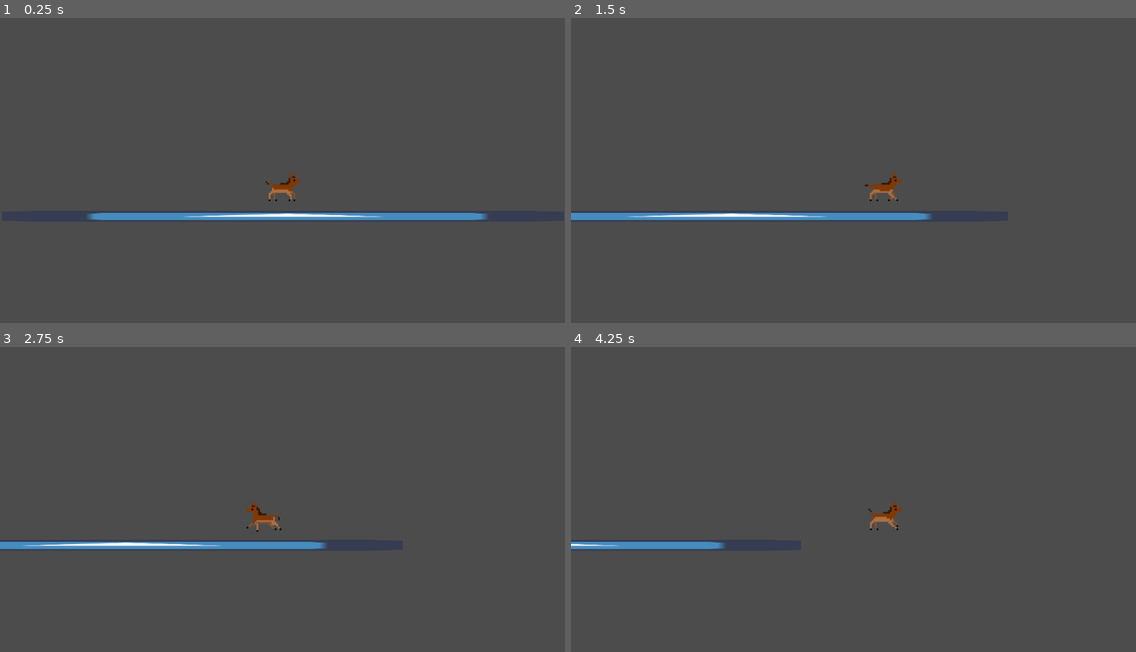
Above: before the commit, frames 1-4 (two rows, left to right).
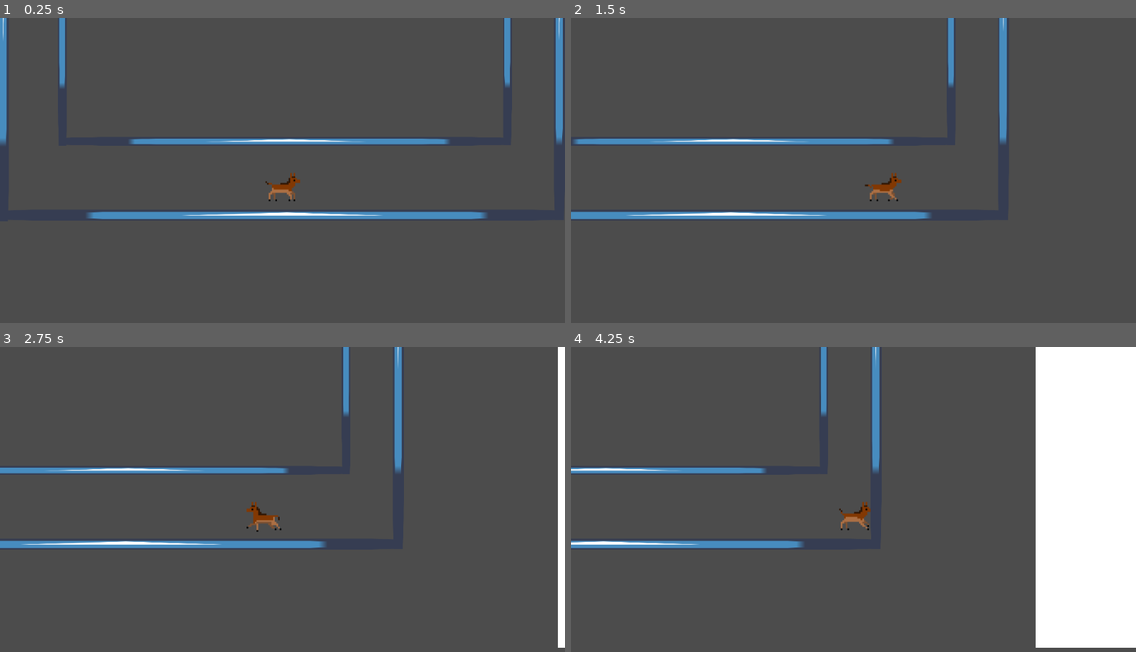
Above: after the commit, the same moments.

Repository: BlockDomRq1/TestGame
Game: Godot game, scene res://Assets/Scenes/Main.tscn
The game is run twice, just before and just after one commit, with the same random seed, the same clock (stepped at 60 frames per second) and the same inputs. The engine's default icon, where the game draws it, is replaced by a stand-in: a white triangle on a blue panel in a dark square.
Inputs:
- Up to frame 1 (0.25 s): no input
- Up to frame 2 (1.5 s): hold D (move_right) from 0.53 s (still down); tap Space (jump) at 0.77 s
- Up to frame 3 (2.75 s): tap Space (jump) at 1.52 s; release D (move_right) at 2.03 s; hold A (move_left) from 2.03 s (still down)
- Up to frame 4 (4.25 s): release A (move_left) at 2.78 s; hold D (move_right) from 2.78 s (still down); tap Space (jump) at 3.02, 3.77 s

The runs differ from the first frame. In frame 1, 3.6% of the frame differs, in the area x 0-100%, y 0-67%; in frame 2, 2.7%; in frame 3, 3.8%; in frame 4, 20%, in the area x 0-100%, y 0-99%.

Commit message:
Update Main.tscn

Diff:
--- a/Assets/Scenes/Main.tscn
+++ b/Assets/Scenes/Main.tscn
@@ -9,14 +9,102 @@
 [node name="Node2D" type="Node2D"]
 
 [node name="Player" parent="." instance=ExtResource( 1 )]
-position = Vector2( -1, -10 )
+position = Vector2( 0, 5 )
 
-[node name="Ground" type="StaticBody2D" parent="."]
+[node name="Node2D" type="Node2D" parent="."]
+position = Vector2( 0, 13 )
+
+[node name="Ground" type="StaticBody2D" parent="Node2D"]
 position = Vector2( 0, 50 )
 
-[node name="Icon" type="Sprite" parent="Ground"]
+[node name="Icon" type="Sprite" parent="Node2D/Ground"]
 scale = Vector2( 15.9063, 0.3125 )
 texture = ExtResource( 2 )
 
-[node name="CollisionShape2D" type="CollisionShape2D" parent="Ground"]
+[node name="CollisionShape2D" type="CollisionShape2D" parent="Node2D/Ground"]
 shape = SubResource( 1 )
+
+[node name="Ground4" type="StaticBody2D" parent="Node2D"]
+position = Vector2( -4, -950 )
+
+[node name="Icon" type="Sprite" parent="Node2D/Ground4"]
+scale = Vector2( 15.9063, 0.3125 )
+texture = ExtResource( 2 )
+
+[node name="CollisionShape2D" type="CollisionShape2D" parent="Node2D/Ground4"]
+shape = SubResource( 1 )
+
+[node name="Ground5" type="StaticBody2D" parent="Node2D"]
+position = Vector2( 502, -450 )
+rotation = 1.5708
+
+[node name="Icon" type="Sprite" parent="Node2D/Ground5"]
+scale = Vector2( 15.9063, 0.3125 )
+texture = ExtResource( 2 )
+
+[node name="CollisionShape2D" type="CollisionShape2D" parent="Node2D/Ground5"]
+shape = SubResource( 1 )
+
+[node name="Ground6" type="StaticBody2D" parent="Node2D"]
+position = Vector2( -506, -448 )
+rotation = 1.5708
+
+[node name="Icon" type="Sprite" parent="Node2D/Ground6"]
+scale = Vector2( 15.9063, 0.3125 )
+texture = ExtResource( 2 )
+
+[node name="CollisionShape2D" type="CollisionShape2D" parent="Node2D/Ground6"]
+shape = SubResource( 1 )
+
+[node name="Node2D2" type="Node2D" parent="."]
+position = Vector2( 6, -109 )
+scale = Vector2( 0.8, 0.760001 )
+
+[node name="Ground" type="StaticBody2D" parent="Node2D2"]
+position = Vector2( 0, 50 )
+
+[node name="Icon" type="Sprite" parent="Node2D2/Ground"]
+scale = Vector2( 15.9063, 0.3125 )
+texture = ExtResource( 2 )
+
+[node name="CollisionShape2D" type="CollisionShape2D" parent="Node2D2/Ground"]
+position = Vector2( 0, 1.31573 )
+shape = SubResource( 1 )
+
+[node name="Ground4" type="StaticBody2D" parent="Node2D2"]
+position = Vector2( -4, -950 )
+
+[node name="Icon" type="Sprite" parent="Node2D2/Ground4"]
+scale = Vector2( 15.9063, 0.3125 )
+texture = ExtResource( 2 )
+
+[node name="CollisionShape2D" type="CollisionShape2D" parent="Node2D2/Ground4"]
+shape = SubResource( 1 )
+
+[node name="Ground5" type="StaticBody2D" parent="Node2D2"]
+position = Vector2( 502, -450 )
+rotation = 1.5708
+
+[node name="Icon" type="Sprite" parent="Node2D2/Ground5"]
+scale = Vector2( 15.9063, 0.3125 )
+texture = ExtResource( 2 )
+
+[node name="CollisionShape2D" type="CollisionShape2D" parent="Node2D2/Ground5"]
+shape = SubResource( 1 )
+
+[node name="Ground6" type="StaticBody2D" parent="Node2D2"]
+position = Vector2( -506, -448 )
+rotation = 1.5708
+
+[node name="Icon" type="Sprite" parent="Node2D2/Ground6"]
+scale = Vector2( 15.9063, 0.3125 )
+texture = ExtResource( 2 )
+
+[node name="CollisionShape2D" type="CollisionShape2D" parent="Node2D2/Ground6"]
+shape = SubResource( 1 )
+
+[node name="ColorRect" type="ColorRect" parent="."]
+margin_left = 791.0
+margin_top = -555.0
+margin_right = 2363.0
+margin_bottom = 251.0
